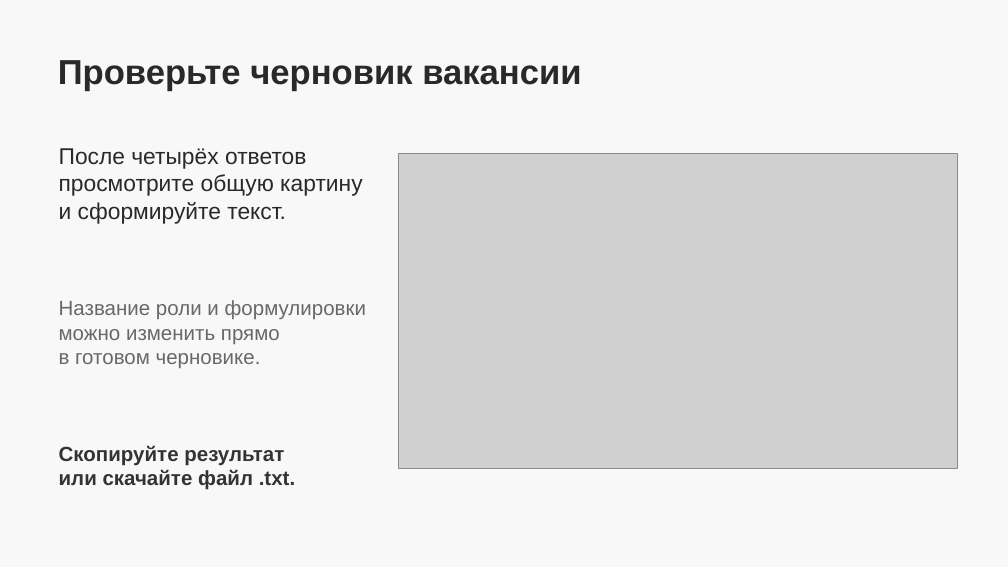
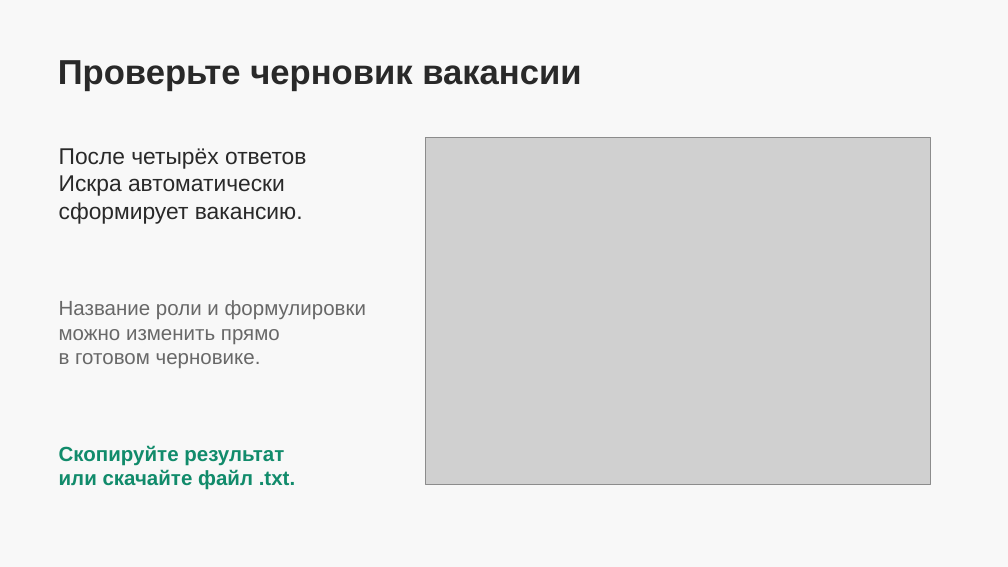
Before and after one commit to deidarkt/vacancy-voice, a slide deck: slide 4 of user-guide.pptx. Drawn at 1008x567 pixels with LibreOffice and Linux fonts; fonts in the diff are those of the drawing; grey boxes stand for pictures. Boxes give left, top, right and bottom in pixels: in the first picture for what was removed or moved away, otherwise in the second. Text is boxed around its words. In the diff, an @@ line names an element or a change of style, - is before the commit and + after.

Commit message:
Обновить кабинет Искры и автоматический голосовой сценарий
Перенесены макеты автора: русскоязычный кабинет, запись по нажатию на круг, скрытое редактирование, переходы по шагам, цветные состояния и анимация результата. После остановки — автоматическая проверка, после четырёх ответов — генерация. Убран список отсутствующих условий. Обновлены спецификация, проверки и пользовательская инструкция.

```diff
--- a/user-guide.pptx
+++ b/user-guide.pptx
@@ picture: place and size @@
-picture at (399, 154, 958, 468)
+picture at (426, 138, 930, 484)
@@ text at (59, 175, 303, 223): text changed @@
-просмотрите общую картину
-и сформируйте текст.
+Искра автоматически
+сформирует вакансию.
@@ text "Скопируйте результат" at (59, 445, 295, 490): text colour #333333 to #118B6B @@
```
Also in this commit, not shown: 2 other slides changed, 1 slide added, 1 slide removed, 8 other files.
